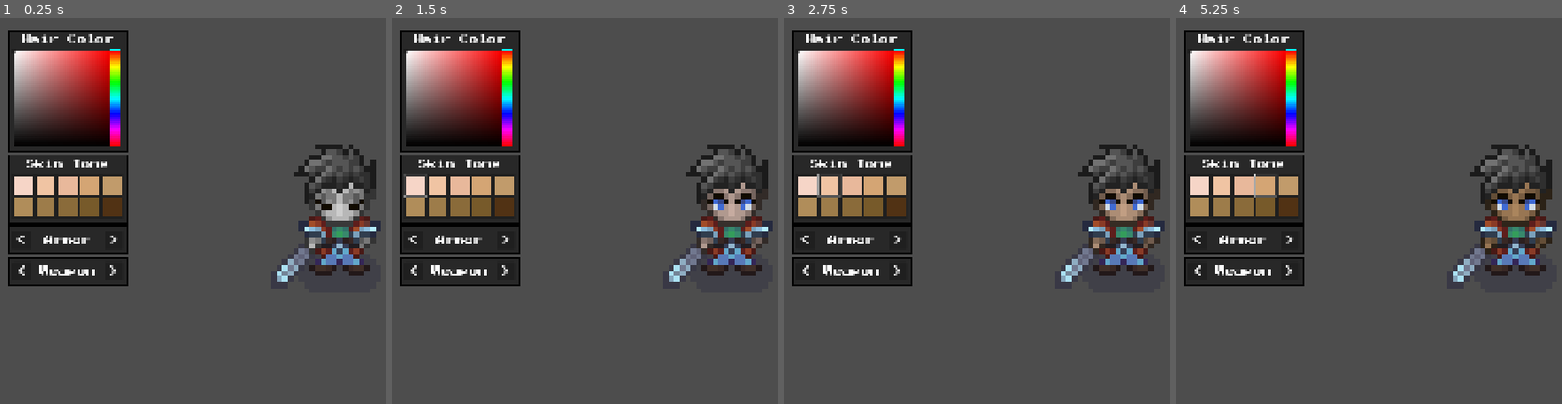
Above: before the commit, frames 1-4 (left to right).
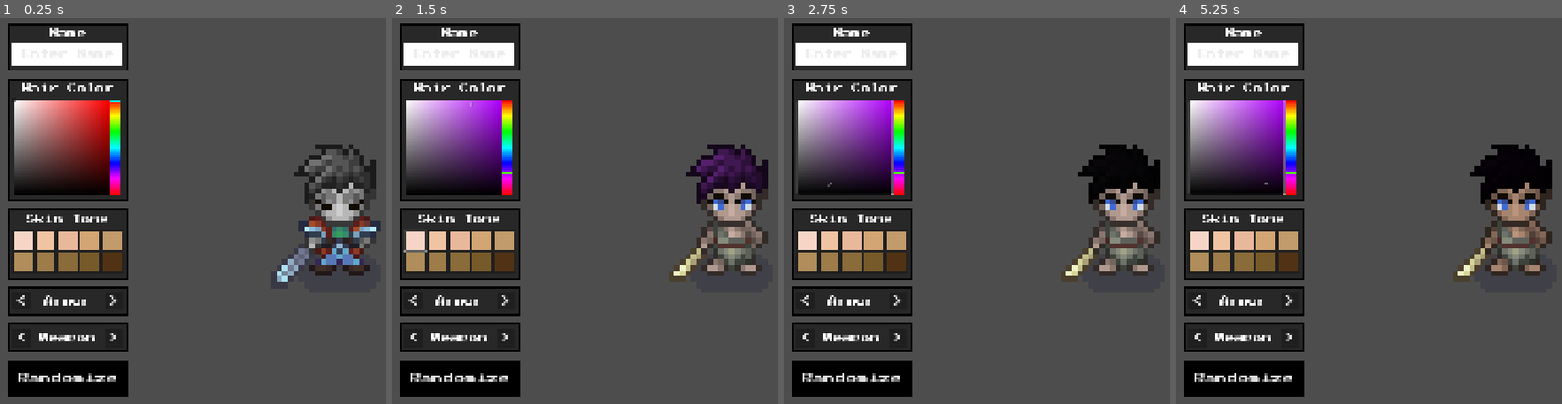
Above: after the commit, the same moments.

Repository: richardgameworks/godot-character-customization-tutorial
Game: Godot game, scene res://main/main.tscn
Two runs of this game, one before a commit and one after it. Both use one fixed random seed, a clock stepped at 60 frames per second and the inputs below.
Inputs (mouse positions are in pixels of both pictures, inside the frame that each line leads up to; where the layout moved, square brackets give the same spot in the first picture):
- Up to frame 1 (0.25 s): no input
- Up to frame 2 (1.5 s): click (461, 376) at 0.5 s, where only the run after the commit has a clickable "Randomize"; click (415, 241) [415, 183] at 1.25 s
- Up to frame 3 (2.75 s): click (830, 183) at 2.02 s
- Up to frame 4 (5.25 s): click (1222, 241) at 2.77 s; click (1245, 183) at 3.52 s; click (1245, 241) at 4.27 s; click (1264, 183) at 5.02 s

The runs differ from the first frame. In frame 1, 24% of the frame differs, in the area x 2-34%, y 1-99%; in frame 2, 28%; in frame 3, 29%, in the area x 2-99%, y 1-99%; in frame 4, 29%.

Commit message:
Video 5 and Video 6

Diff:
--- a/main/interface/hair_color_panel/hair_color_panel.gd
+++ b/main/interface/hair_color_panel/hair_color_panel.gd
@@ -9,3 +9,9 @@
 
 func _on_color_changed(color: Color) -> void:
 	changed.emit(color)
+
+func pick_random() -> void:
+	var random_color: Color = Color(randf(), randf(), randf())
+
+	_color_picker.color = random_color
+	changed.emit(random_color)
--- /dev/null
+++ b/main/interface/name_panel/name_panel.gd
@@ -0,0 +1,11 @@
+class_name NamePanel extends PanelContainer
+
+signal changed(name: String)
+
+@onready var _line_edit: LineEdit = $VBoxContainer/LineEdit
+
+func _ready() -> void:
+	_line_edit.text_changed.connect(_on_text_changed)
+
+func _on_text_changed(new_text: String) -> void:
+	changed.emit(new_text)
--- /dev/null
+++ b/main/interface/name_panel/name_panel.tscn
@@ -0,0 +1,30 @@
+[gd_scene load_steps=4 format=3 uid="uid://kpuwtf03flcu"]
+
+[ext_resource type="StyleBox" uid="uid://mw8dmdnlb4k5" path="res://assets/styles/panel_style.tres" id="1_kjryp"]
+[ext_resource type="Script" uid="uid://b6u7iksbjs08w" path="res://main/interface/name_panel/name_panel.gd" id="2_qaln5"]
+
+[sub_resource type="StyleBoxFlat" id="StyleBoxFlat_qaln5"]
+bg_color = Color(1, 1, 1, 1)
+
+[node name="NamePanel" type="PanelContainer"]
+theme_override_styles/panel = ExtResource("1_kjryp")
+script = ExtResource("2_qaln5")
+
+[node name="VBoxContainer" type="VBoxContainer" parent="."]
+layout_mode = 2
+theme_override_constants/separation = 15
+
+[node name="Label" type="Label" parent="VBoxContainer"]
+layout_mode = 2
+theme_override_font_sizes/font_size = 25
+text = "Name"
+horizontal_alignment = 1
+
+[node name="LineEdit" type="LineEdit" parent="VBoxContainer"]
+custom_minimum_size = Vector2(0, 60)
+layout_mode = 2
+theme_override_colors/font_color = Color(0.15686275, 0.15686275, 0.15686275, 1)
+theme_override_font_sizes/font_size = 25
+theme_override_styles/normal = SubResource("StyleBoxFlat_qaln5")
+placeholder_text = "Enter Name"
+alignment = 1
--- a/main/interface/selection_panel/selection_panel.gd
+++ b/main/interface/selection_panel/selection_panel.gd
@@ -36,3 +36,7 @@
 
 	_current_option = _options[next_index]
 	changed.emit(_current_option)
+
+func pick_random() -> void:
+	_current_option = _options.pick_random()
+	changed.emit(_current_option)
--- a/main/interface/skin_tone_panel/skin_tone_panel.gd
+++ b/main/interface/skin_tone_panel/skin_tone_panel.gd
@@ -26,3 +26,7 @@
 func _on_skin_tone_button_pressed(skin_tone: String) -> void:
 	_current_skin_tone = skin_tone
 	changed.emit(skin_tone)
+
+func pick_random() -> void:
+	_current_skin_tone = Global.SKIN_TONES.keys().pick_random()
+	changed.emit(_current_skin_tone)
--- a/main/main.gd
+++ b/main/main.gd
@@ -5,12 +5,16 @@
 @onready var _skin_tone_panel: SkinTonePanel = $Interface/MarginContainer/Control/LeftContainer/SkinTonePanel
 @onready var _armor_panel: SelectionPanel = $Interface/MarginContainer/Control/LeftContainer/AmorPanel
 @onready var _weapon_panel: SelectionPanel = $Interface/MarginContainer/Control/LeftContainer/WeaponPanel
+@onready var _randomize_button: Button = $Interface/MarginContainer/Control/LeftContainer/RandomizeButton
+@onready var _name_panel: NamePanel = $Interface/MarginContainer/Control/LeftContainer/NamePanel
 
 func _ready() -> void:
 	_hair_color_panel.changed.connect(_on_hair_color_changed)
 	_skin_tone_panel.changed.connect(_on_skin_tone_changed)
 	_armor_panel.changed.connect(_on_armor_changed)
 	_weapon_panel.changed.connect(_on_weapon_changed)
+	_randomize_button.pressed.connect(_on_randomize_pressed)
+	_name_panel.changed.connect(_on_name_changed)
 
 func _on_hair_color_changed(color: Color) -> void:
 	_player.change_hair_color(color)
@@ -23,3 +27,12 @@
 
 func _on_weapon_changed(weapon: String) -> void:
 	_player.swap_weapon(weapon)
+
+func _on_randomize_pressed() -> void:
+	_hair_color_panel.pick_random()
+	_skin_tone_panel.pick_random()
+	_armor_panel.pick_random()
+	_weapon_panel.pick_random()
+
+func _on_name_changed(new_name: String) -> void:
+	_player.change_name(new_name)
--- a/main/main.tscn
+++ b/main/main.tscn
@@ -1,10 +1,14 @@
-[gd_scene load_steps=6 format=3 uid="uid://c6unjupa4inrl"]
+[gd_scene load_steps=8 format=3 uid="uid://c6unjupa4inrl"]
 
 [ext_resource type="PackedScene" uid="uid://drglxbqksgct5" path="res://main/player/player.tscn" id="1_53q0u"]
 [ext_resource type="Script" uid="uid://dm8t8wohkxxwa" path="res://main/main.gd" id="1_xwkvk"]
 [ext_resource type="PackedScene" uid="uid://bhdid76c66xmi" path="res://main/interface/hair_color_panel/hair_color_panel.tscn" id="2_pjrb6"]
+[ext_resource type="PackedScene" uid="uid://kpuwtf03flcu" path="res://main/interface/name_panel/name_panel.tscn" id="3_kfbq2"]
 [ext_resource type="PackedScene" uid="uid://c3ic80nj8p7s4" path="res://main/interface/skin_tone_panel/skin_tone_panel.tscn" id="4_c651c"]
 [ext_resource type="PackedScene" uid="uid://bwd5l5p51dkyj" path="res://main/interface/selection_panel/selection_panel.tscn" id="5_3wy1v"]
+
+[sub_resource type="StyleBoxFlat" id="StyleBoxFlat_3wy1v"]
+bg_color = Color(0, 0, 0, 1)
 
 [node name="Main" type="Node2D"]
 script = ExtResource("1_xwkvk")
@@ -33,6 +37,10 @@
 anchors_preset = 9
 anchor_bottom = 1.0
 grow_vertical = 2
+theme_override_constants/separation = 20
+
+[node name="NamePanel" parent="Interface/MarginContainer/Control/LeftContainer" instance=ExtResource("3_kfbq2")]
+layout_mode = 2
 
 [node name="HairColorPanel" parent="Interface/MarginContainer/Control/LeftContainer" instance=ExtResource("2_pjrb6")]
 layout_mode = 2
@@ -49,3 +57,10 @@
 layout_mode = 2
 _label_text = "Weapon"
 _options = Array[String](["stick", "sword", "golden_sword"])
+
+[node name="RandomizeButton" type="Button" parent="Interface/MarginContainer/Control/LeftContainer"]
+custom_minimum_size = Vector2(0, 100)
+layout_mode = 2
+theme_override_font_sizes/font_size = 30
+theme_override_styles/normal = SubResource("StyleBoxFlat_3wy1v")
+text = "Randomize"
--- a/main/player/player.gd
+++ b/main/player/player.gd
@@ -6,6 +6,7 @@
 @onready var _eyes_sprite: AnimatedSprite2D = $Skeleton/Eyes
 @onready var _hair_sprite: AnimatedSprite2D = $Skeleton/Hair
 @onready var _weapon_sprite: AnimatedSprite2D = $Skeleton/Weapon
+@onready var _name_label: Label = $NameLabelControl/NameLabel
 
 var _sprites: Array[AnimatedSprite2D]
 
@@ -51,3 +52,7 @@
 	for sprite in _sprites:
 		sprite.frame = frame
 		sprite.play(animation)
+
+func change_name(new_name: String) -> void:
+	_name_label.text = new_name
+	_name_label.visible = not new_name.is_empty()
--- a/main/player/player.tscn
+++ b/main/player/player.tscn
@@ -839,14 +839,15 @@
 "speed": 10.0
 }]
 
-[node name="Player" type="CharacterBody2D" node_paths=PackedStringArray("_body_sprite", "_armor_sprite", "_head_sprite", "_eyes_sprite", "_hair_sprite", "_weapon_sprite")]
+[sub_resource type="StyleBoxFlat" id="StyleBoxFlat_8xite"]
+content_margin_left = 3.0
+content_margin_top = 3.0
+content_margin_right = 3.0
+content_margin_bottom = 3.0
+bg_color = Color(0, 0, 0, 0.39215687)
+
+[node name="Player" type="CharacterBody2D"]
 script = ExtResource("1_8xite")
-_body_sprite = NodePath("Skeleton/Body")
-_armor_sprite = NodePath("Skeleton/Armor")
-_head_sprite = NodePath("Skeleton/Head")
-_eyes_sprite = NodePath("Skeleton/Eyes")
-_hair_sprite = NodePath("Skeleton/Hair")
-_weapon_sprite = NodePath("Skeleton/Weapon")
 
 [node name="CollisionShape2D" type="CollisionShape2D" parent="."]
 shape = SubResource("CircleShape2D_67ri8")
@@ -882,3 +883,26 @@
 
 [node name="Camera2D" type="Camera2D" parent="."]
 zoom = Vector2(15, 15)
+
+[node name="NameLabelControl" type="Control" parent="."]
+layout_mode = 3
+anchors_preset = 0
+offset_top = -20.0
+offset_bottom = -20.0
+scale = Vector2(0.25, 0.25)
+
+[node name="NameLabel" type="Label" parent="NameLabelControl"]
+visible = false
+layout_mode = 1
+anchors_preset = 8
+anchor_left = 0.5
+anchor_top = 0.5
+anchor_right = 0.5
+anchor_bottom = 0.5
+offset_left = -0.5
+offset_top = -8.0
+offset_right = 0.5
+offset_bottom = 8.0
+grow_horizontal = 2
+grow_vertical = 2
+theme_override_styles/normal = SubResource("StyleBoxFlat_8xite")
Not shown, added: main/interface/name_panel/name_panel.gd.uid
Not shown: 1 places in main/player/player.tscn that only renumber resources
